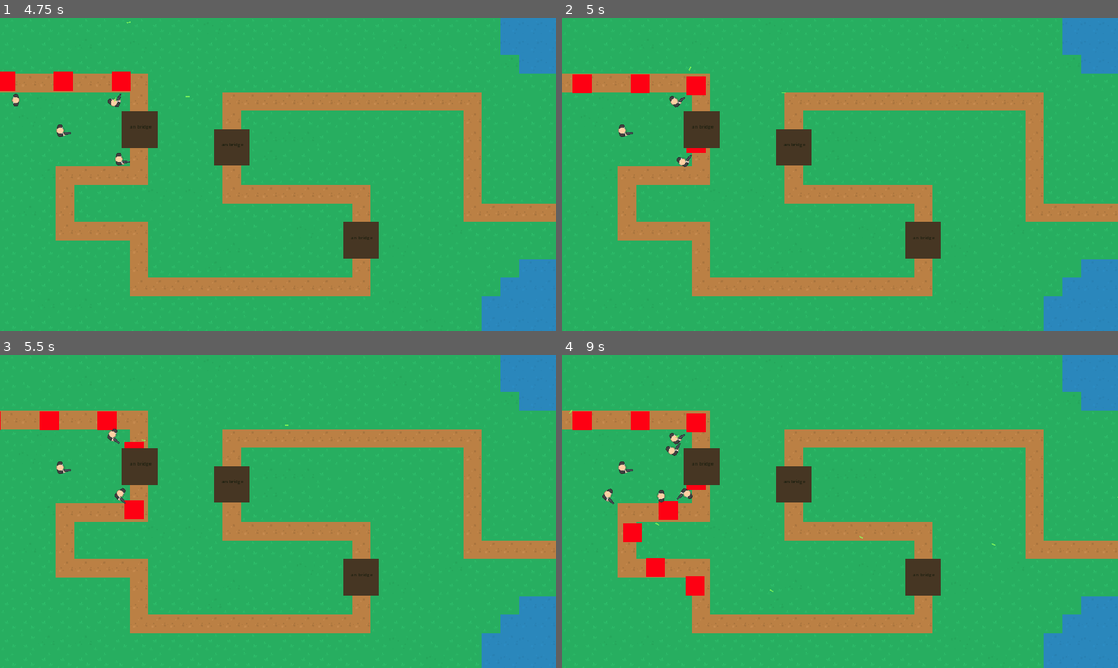
Above: before the commit, frames 1-4 (two rows, left to right).
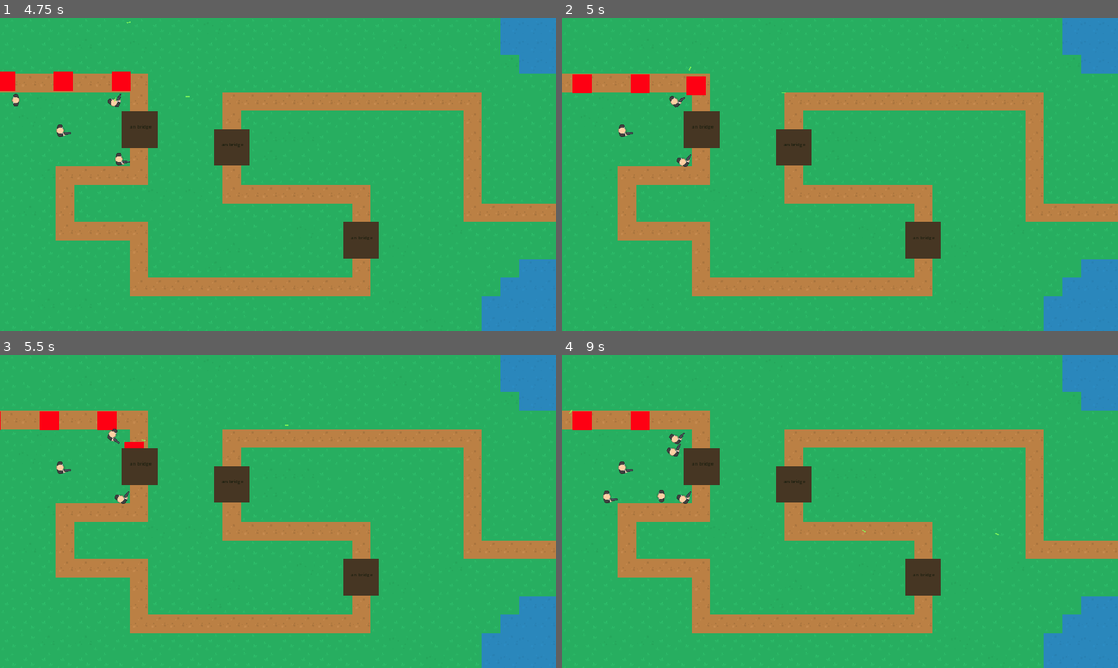
Above: after the commit, the same moments.

Repository: egreenfield323/CS390-group-prototype
Game: Godot game, scene res://Scenes/Levels/level_1.tscn
The game is run twice, just before and just after one commit, with the same random seed, the same clock (stepped at 60 frames per second) and the same inputs.
Inputs (mouse positions are in pixels of both pictures, inside the frame that each line leads up to):
- Up to frame 1 (4.75 s): tap Enter at 0.5 s; move the mouse to (400, 158) at 0.52 s; hold D (move_right) 0.53-1.28 s; tap Space (clone) at 0.6, 1.25, 1.35, 2.1, 2.85, 3.6, 4.35 s; move the mouse to (166, 190) at 1.27 s; hold S (move_down) 1.28-2.03 s; move the mouse to (333, 105) at 2.02 s; hold D (move_right) 2.03-2.78 s; move the mouse to (250, 237) at 2.77 s; hold W (move_up) 2.78-3.53 s; move the mouse to (444, 221) at 3.52 s; hold A (move_left) from 3.53 s (still down); move the mouse to (111, 127) at 4.27 s
- Up to frame 2 (5 s): keep holding A (move_left)
- Up to frame 3 (5.5 s): move the mouse to (305, 511) at 5.02 s; release A (move_left) at 5.03 s; hold S (move_down) from 5.03 s (still down); tap Space (clone) at 5.1 s
- Up to frame 4 (9 s): move the mouse to (756, 433) at 5.77 s; release S (move_down) at 5.78 s; hold D (move_right) 5.78-6.53 s; tap Space (clone) every 0.75 s from 5.85 to 8.85 s; move the mouse to (962, 495) at 6.52 s; hold W (move_up) 6.53-7.28 s; move the mouse to (728, 527) at 7.27 s; hold D (move_right) 7.28-8.03 s; move the mouse to (895, 442) at 8.02 s; hold S (move_down) 8.03-8.78 s; move the mouse to (812, 574) at 8.77 s; hold A (move_left) from 8.78 s (still down)

Frame 1 is identical in both runs. In frame 2, less than 0.1% of the frame differs, in the area x 20-26%, y 41-48%; in frame 3, 0.3%; in frame 4, 1.3%, in the area x 7-100%, y 18-77%.
Error before the commit: Invalid access to property or key 'dmg_amount' on a base object of type 'RigidBody2D (bullet.gd)'. (res://GameObjects/Enemy/enemy.gd:36)

Commit message:
add in damage amount

Diff:
--- a/Project/group-prototype/GameObjects/Bullet/bullet.gd
+++ b/Project/group-prototype/GameObjects/Bullet/bullet.gd
@@ -1,6 +1,7 @@
 extends RigidBody2D
 
-@export var SPEED:float = 500.0
+@export var SPEED : float = 500.0
+@export var dmg_amount : int = 1
 
 var direction
 
